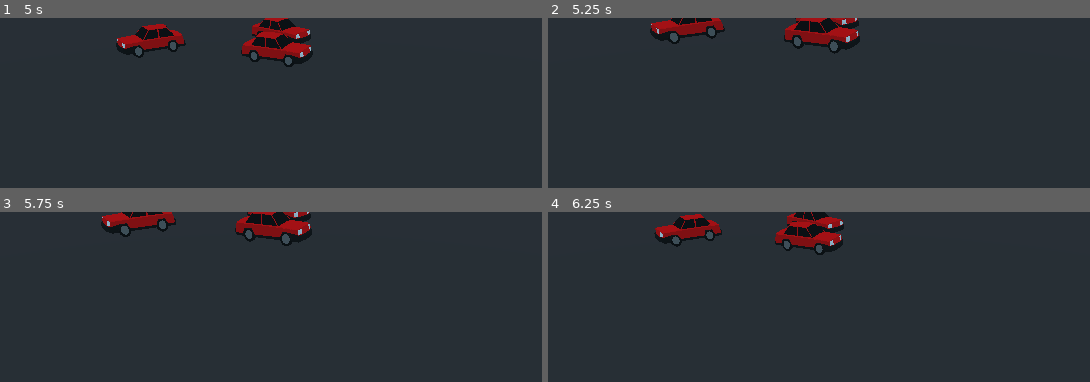
Above: before the commit, frames 1-4 (two rows, left to right).
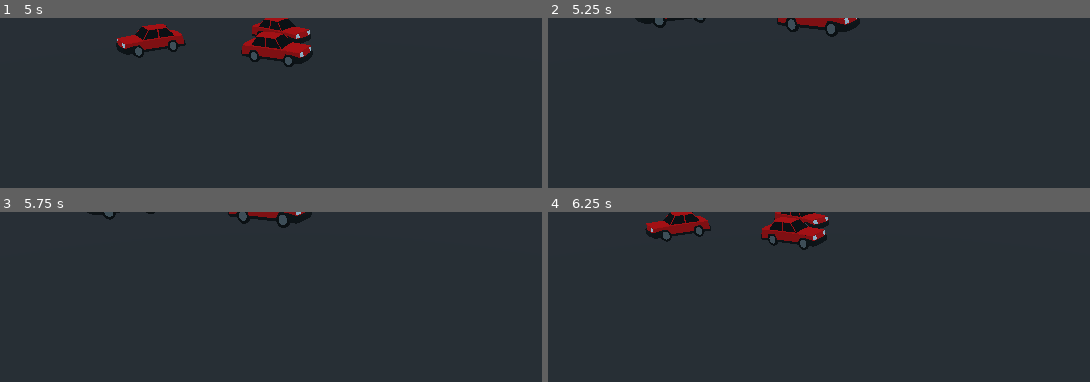
Above: after the commit, the same moments.

Repository: shanart/godot_rts_camera
Game: Godot game, scene res://src/Main.tscn
Two runs of this game, one before a commit and one after it. Both use one fixed random seed, a clock stepped at 60 frames per second and the inputs below.
Inputs (mouse positions are in pixels of both pictures, inside the frame that each line leads up to):
- Up to frame 1 (5 s): tap Enter at 0.5, 3.5 s; move the mouse to (outside the picture) at 0.52 s; hold S (camera_backward) 0.53-1.28 s; move the mouse to (outside the picture) at 1.27 s; tap W (camera_forward) at 1.35 s; tap Space at 2 s; move the mouse to (357, 148) at 2.02 s; hold A (camera_left) 2.03-2.78 s; move the mouse to (outside the picture) at 2.77 s; right-click (outside the picture) at 2.85 s; move the mouse to (outside the picture) at 3.52 s; hold D (camera_right) 3.53-4.28 s; move the mouse to (37, 181) at 4.27 s; tap Middle mouse button (camera_rotate) at 4.35 s
- Up to frame 2 (5.25 s): tap Space at 5 s; move the mouse to (outside the picture) at 5.02 s; hold Mouse wheel up (camera_zoom_in) from 5.03 s (still down)
- Up to frame 3 (5.75 s): keep holding Mouse wheel up (camera_zoom_in)
- Up to frame 4 (6.25 s): tap Enter at 5.75 s; move the mouse to (705, 329) at 5.77 s; release Mouse wheel up (camera_zoom_in) at 5.78 s; tap Mouse wheel down (camera_zoom_out) at 5.85 s

Frame 1 is identical in both runs. In frame 2, 3.6% of the frame differs, in the area x 16-58%, y 0-22%; in frame 3, 3.5%; in frame 4, 3.9%, in the area x 17-55%, y 0-26%.

Commit message:
CU-bcy697 clear code

Diff:
--- a/src/Main.tscn
+++ b/src/Main.tscn
@@ -1,9 +1,19 @@
-[gd_scene load_steps=3 format=2]
+[gd_scene load_steps=4 format=2]
 
 [ext_resource path="res://Assets/Car.fbx" type="PackedScene" id=1]
 [ext_resource path="res://src/rts_camera_controller.gd" type="Script" id=2]
 
+[sub_resource type="GDScript" id=1]
+script/source = "extends Node
+
+signal camera_moved(new_location)
+signal camera_jump_requested(new_location)
+signal camera_freeze_requested
+signal camera_unfreeze_requested
+"
+
 [node name="Main" type="Node"]
+script = SubResource( 1 )
 
 [node name="World" type="Spatial" parent="."]
 
@@ -22,7 +32,8 @@
 [node name="RTSCameraController" type="Spatial" parent="World"]
 transform = Transform( 1, 0, 0, 0, 1, 0, 0, 0, 1, 1.14271, 0, -0.639184 )
 script = ExtResource( 2 )
-movement_speed = 20.0
+max_zoom = 50.0
+zoom_speed = 40.5
 
 [node name="Elevation" type="Spatial" parent="World/RTSCameraController"]
 transform = Transform( 1, 0, 0, 0, 0.707107, 0.707107, 0, -0.707107, 0.707107, 0, 0, 0 )
--- a/src/rts_camera_controller.gd
+++ b/src/rts_camera_controller.gd
@@ -37,7 +37,7 @@
 # PARAMS
 ########################
 # movement
-onready var tween = $Tween
+#onready var tween = $Tween
 var _lock_movement: bool = false
 # zoom
 onready var camera = $Elevation/Camera
@@ -153,14 +153,14 @@
 	_translate_position(-velocity)
 
 
-func _jump_to_position(locaiton: Vector3, duration: float) -> void:
-	_lock_movement = true
-	locaiton.y = 0
-	tween.interpolate_property(
-		self, "translation", translation, locaiton,
-		duration, Tween.TRANS_SINE, Tween.EASE_OUT
-	)
-	tween.start()
+#func _jump_to_position(locaiton: Vector3, duration: float) -> void:
+#	_lock_movement = true
+#	locaiton.y = 0
+#	tween.interpolate_property(
+#		self, "translation", translation, locaiton,
+#		duration, Tween.TRANS_SINE, Tween.EASE_OUT
+#	)
+#	tween.start()
 
 
 ##############################
